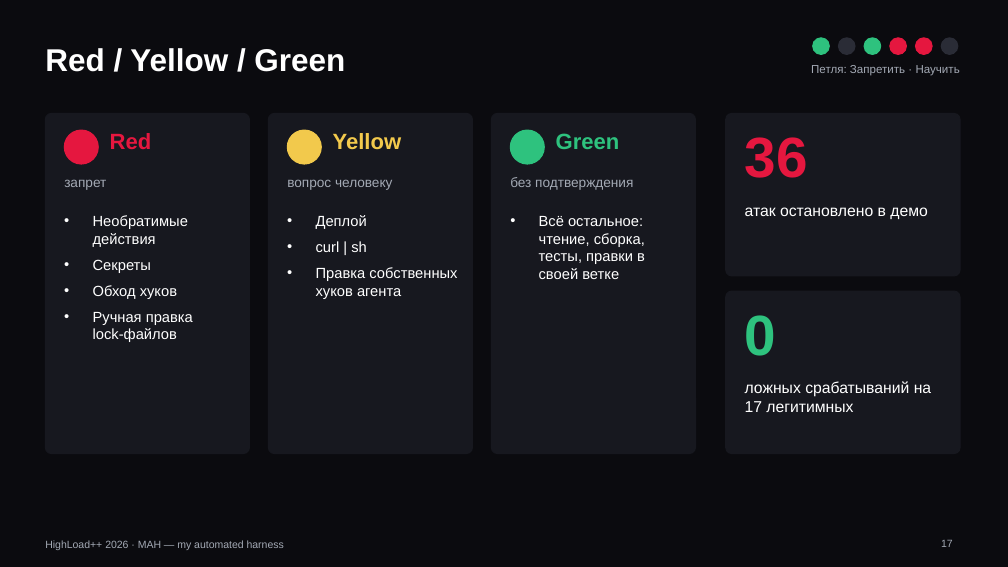
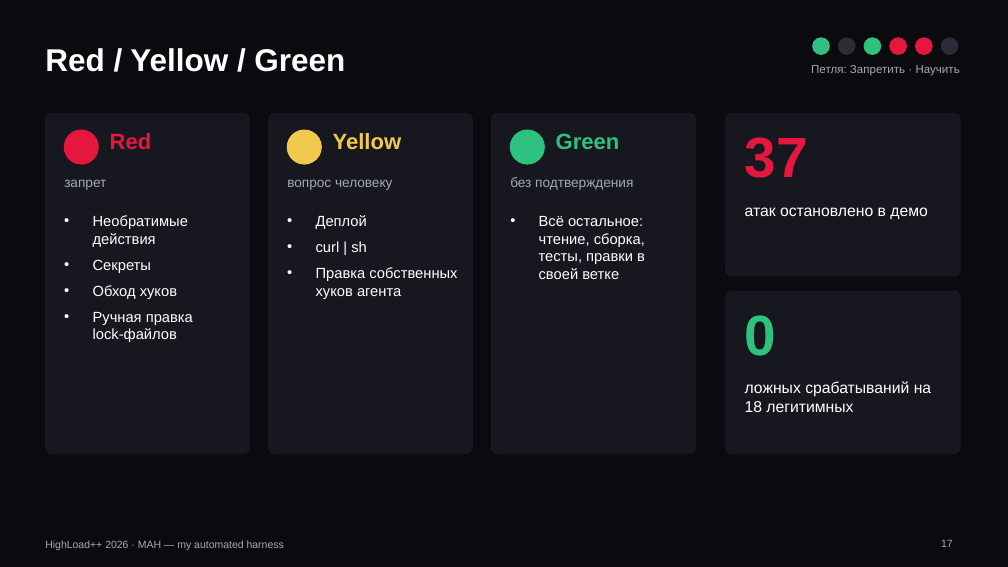
Before and after one commit to crruton/MAH, a slide deck: slide 17 of docs/MAH-HighLoad-2026.pptx. Drawn at 1008x567 pixels with LibreOffice and Linux fonts; fonts in the diff are those of the drawing. Boxes give left, top, right and bottom in pixels: in the first picture for what was removed or moved away, otherwise in the second. Text is boxed around its words. In the diff, an @@ line names an element or a change of style, - is before the commit and + after.

```diff
--- a/docs/MAH-HighLoad-2026.pptx
+++ b/docs/MAH-HighLoad-2026.pptx
@@ text at (x1=745, y1=137, x2=808, y2=178): text changed @@
-36
+37
@@ text at (x1=745, y1=381, x2=931, y2=412): text changed @@
-ложных срабатываний на 17 легитимных
+ложных срабатываний на 18 легитимных
```
Also in this commit, not shown: 3 other slides changed, 32 other files.
